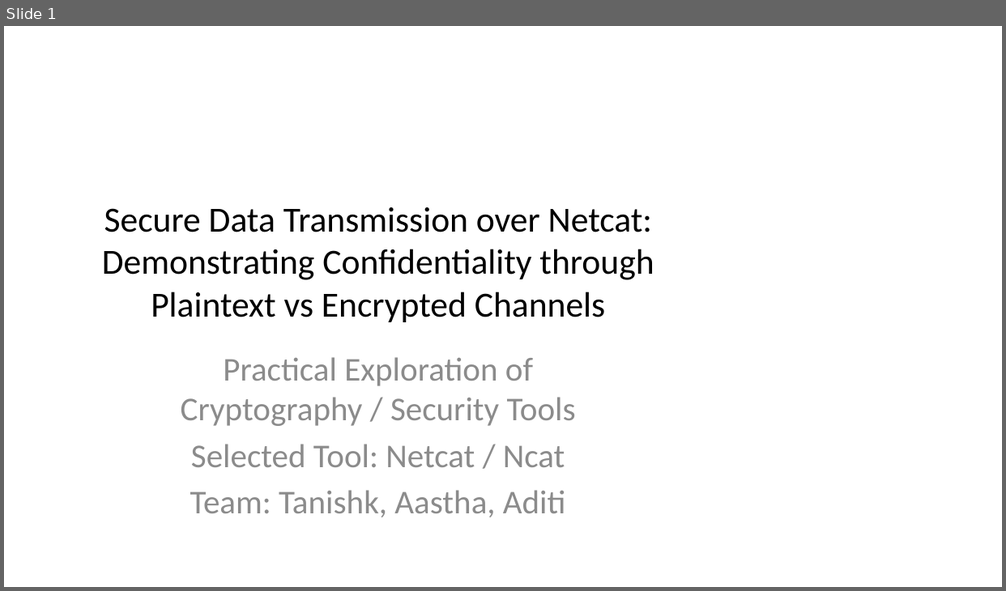
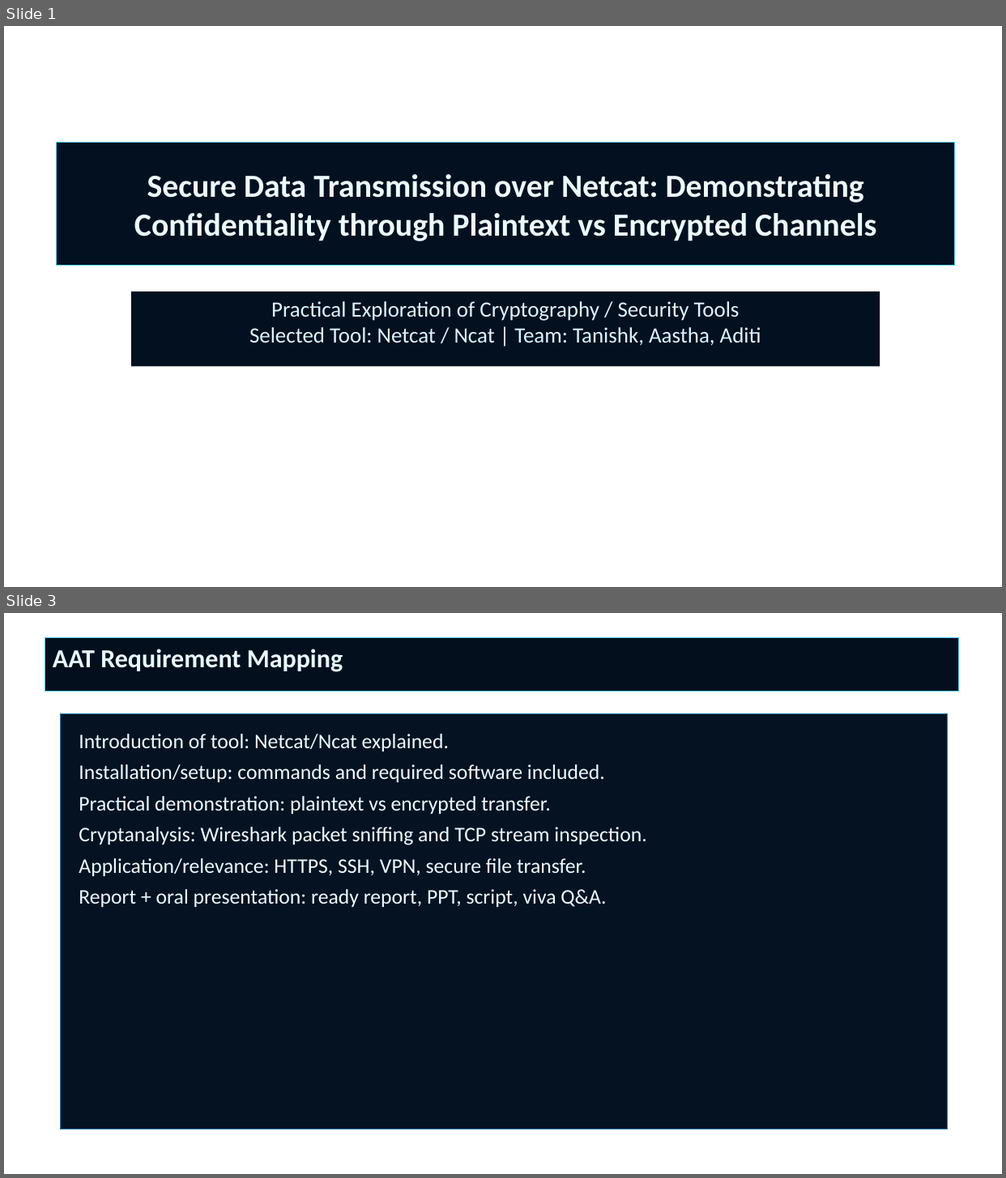
Before and after one commit to aastha2208/campussync-mobile, a slide deck: netcat_aat_project/Secure_Data_Transmission_over_Netcat_Presentation.pptx. Shown one above the other, each under a label of ours: slide 1 before the commit, slides 1 and 3 after it; the slides between them are not shown. The pictures are 1006x591 and 1006x1178 pixels, drawn with LibreOffice and Linux fonts; fonts in the diff are those of the drawing; background and template pictures are left out. Boxes give left, top, right and bottom in pixels: in the first picture for what was removed or moved away, otherwise in the second. Text is boxed around its words. In the diff, an @@ line names an element or a change of style, - is before the commit and + after.

```diff
--- a/netcat_aat_project/Secure_Data_Transmission_over_Netcat_Presentation.pptx
+++ b/netcat_aat_project/Secure_Data_Transmission_over_Netcat_Presentation.pptx
@@ slide 3 added at (4,613,1002,1174), background picture (left out) @@
@@ rectangle added at (45,637,958,692), fill #040F1E, outline #4BCDFF 0.75 pt, 25 pt, text #E8F8FF, bold @@
+AAT Requirement Mapping
@@ rectangle added at (60,714,948,1130), fill #051222, outline #2282B4 0.75 pt, 20 pt, text #ECFAFF @@
+Introduction of tool: Netcat/Ncat explained.
+Installation/setup: commands and required software included.
+Practical demonstration: plaintext vs encrypted transfer.
+Cryptanalysis: Wireshark packet sniffing and TCP stream inspection.
+Application/relevance: HTTPS, SSH, VPN, secure file transfer.
+Report + oral presentation: ready report, PPT, script, viva Q&A.
@@ slide 1 changed as well @@
@@ rectangle "Secure Data Transmission over Netcat: ...": place and size @@
-rectangle "Secure Data Transmission over Netcat: ..." at (102,207,654,322)
+rectangle "Secure Data Transmission over Netcat: ..." at (57,142,955,266)
@@ rectangle "Secure Data Transmission over Netcat: ..." at (57,142,955,266): size 34 to 31 pt, text colour #000000 to #ECFAFF, bold on; fill none to #03101F; outline none to #57D7FF 0.75 pt @@
@@ rectangle "Practical Exploration of Cryptography / ...": place and size @@
-rectangle "Practical Exploration of Cryptography / ..." at (181,357,576,518)
+rectangle "Practical Exploration of Cryptography / ..." at (131,292,880,367)
@@ rectangle "Practical Exploration of Cryptography / ..." at (131,292,880,367): fill none to #03101F @@
@@ text in rectangle at (249,301,761,346): text changed; size 32 to 21 pt; text colour #8C8C8C to #DCF4FF @@
-Practical Exploration of Cryptography / Security Tools
-Selected Tool: Netcat / Ncat
-Team: Tanishk, Aastha, Aditi
+Practical Exploration of Cryptography / Security Tools
+Selected Tool: Netcat / Ncat | Team: Tanishk, Aastha, Aditi
```
Also in this commit, not shown: 7 other slides changed, 16 other slides added, 8 slides removed, 7 other files.
